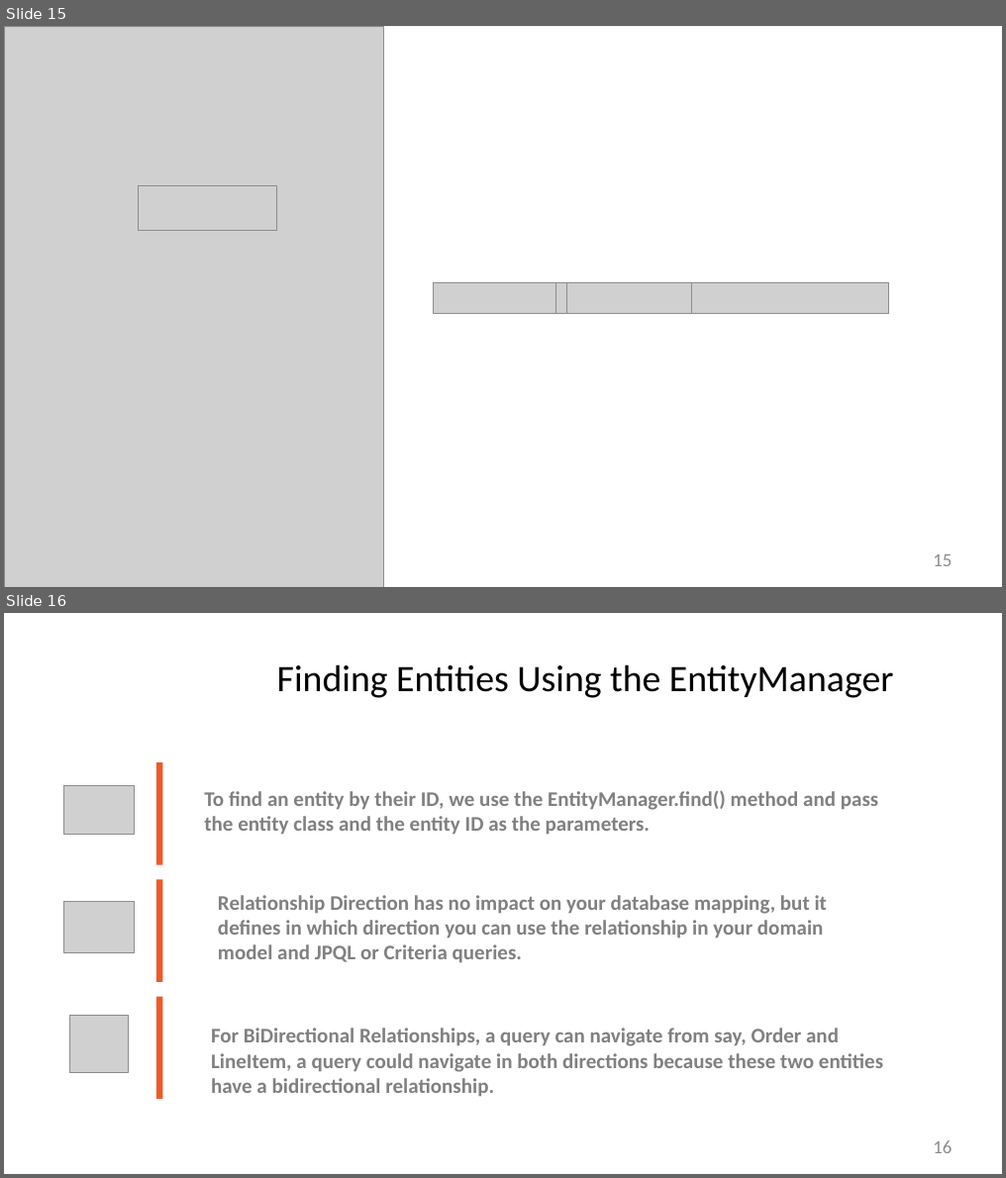
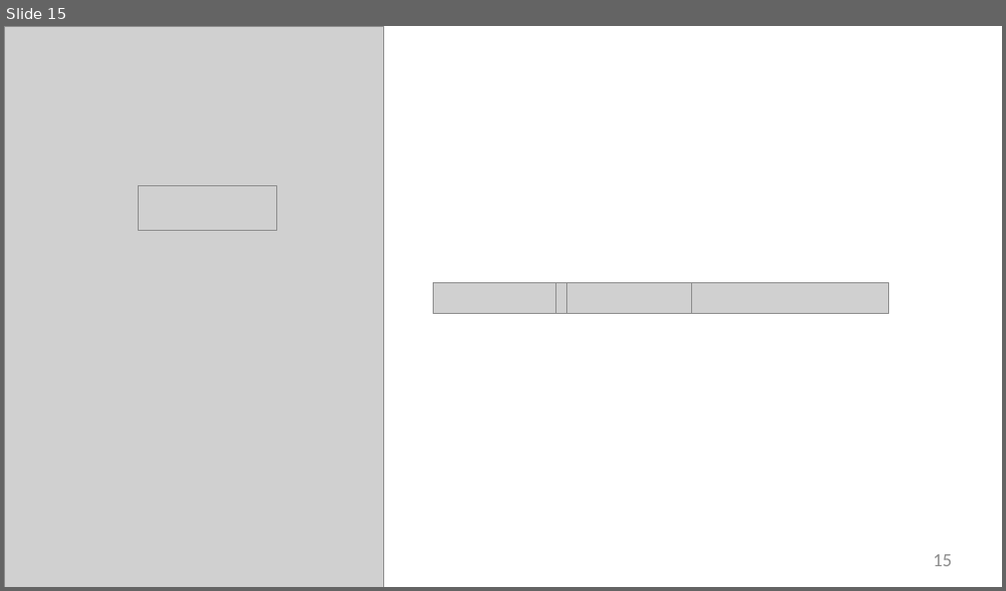
Before and after one commit to StevenJoseph19/ASDE-2023, a slide deck: Learning Phase/Week 3/Day 1/1. Java Persistence with Hibernate 5/Slides/6. The EntityManager API/the-entitymanager-api-slides.pptx. Shown one above the other, each under a label of ours: slides 15 and 16 before the commit, slide 15 after it. The pictures are 1006x1178 and 1006x591 pixels, drawn with LibreOffice and Linux fonts; fonts in the diff are those of the drawing; grey boxes stand for pictures; background and template pictures are left out. Boxes give left, top, right and bottom in pixels: in the first picture for what was removed or moved away, otherwise in the second. Text is boxed around its words. In the diff, an @@ line names an element or a change of style, - is before the commit and + after.

```diff
--- a/Learning Phase/Week 3/Day 1/1. Java Persistence with Hibernate 5/Slides/6. The EntityManager API/the-entitymanager-api-slides.pptx
+++ b/Learning Phase/Week 3/Day 1/1. Java Persistence with Hibernate 5/Slides/6. The EntityManager API/the-entitymanager-api-slides.pptx
@@ slide 16 removed at [4, 613, 1002, 1174], background #FFFFFF @@
@@ text removed at [277, 664, 893, 698] @@
-Finding Entities Using the EntityManager
@@ picture removed at [63, 786, 134, 835] @@
@@ freeform shape removed at [156, 762, 163, 865] @@
@@ text removed at [204, 790, 878, 834] @@
-To find an entity by their ID, we use the EntityManager.find() method and pass the entity class and the entity ID as the parameters.
@@ freeform shape removed at [156, 879, 163, 982] @@
@@ picture removed at [63, 902, 134, 954] @@
@@ text removed at [218, 895, 827, 962] @@
-Relationship Direction has no impact on your database mapping, but it defines in which direction you can use the relationship in your domain model and JPQL or Criteria queries.
@@ freeform shape removed at [156, 997, 163, 1100] @@
@@ picture removed at [70, 1015, 129, 1072] @@
@@ text removed at [211, 1028, 883, 1096] @@
-For BiDirectional Relationships, a query can navigate from say, Order and LineItem, a query could navigate in both directions because these two entities have a bidirectional relationship.
@@ page number removed at [933, 1141, 951, 1154] @@
-16
```
Also in this commit, not shown: 24 other files.
